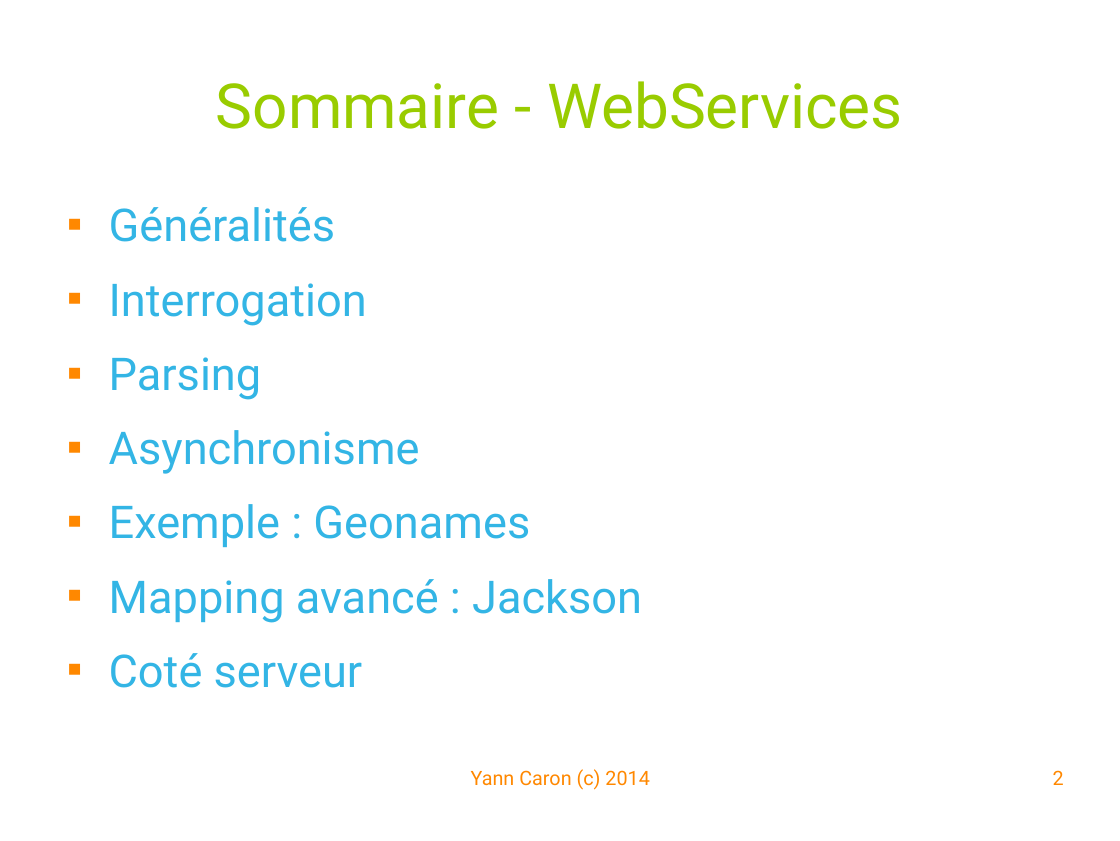
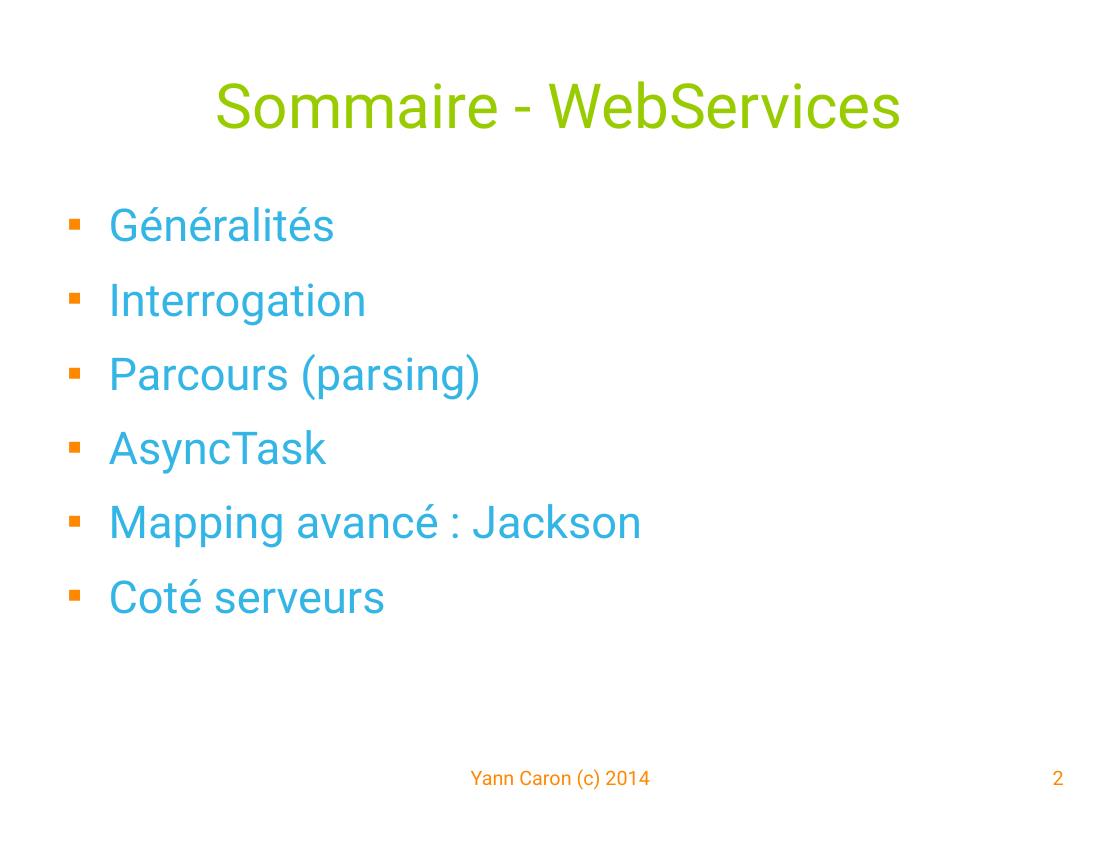
Before and after one commit to YannCaron/Android-ENSG, a slide deck: slide 2 of 09 - WebServices.odp. Drawn at 1120x841 pixels with LibreOffice and Linux fonts; fonts in the diff are those of the drawing; background and template pictures are left out. Boxes give left, top, right and bottom in pixels: in the first picture for what was removed or moved away, otherwise in the second. Text is boxed around its words. In the diff, an @@ line names an element or a change of style, - is before the commit and + after.

```diff
--- a/09 - WebServices.odp
+++ b/09 - WebServices.odp
@@ text at (109, 354, 481, 474): text changed @@
-■ Parsing
-■ Asynchronisme
-■ Exemple : Geonames
+■ Parcours (parsing)
+■ AsyncTask
@@ text at (109, 579, 386, 614): text changed @@
-■ Coté serveur
+■ Coté serveurs
```
Also in this commit, not shown: 15 other slides changed, 1 slide added, 1 slide removed, 1 other file.
